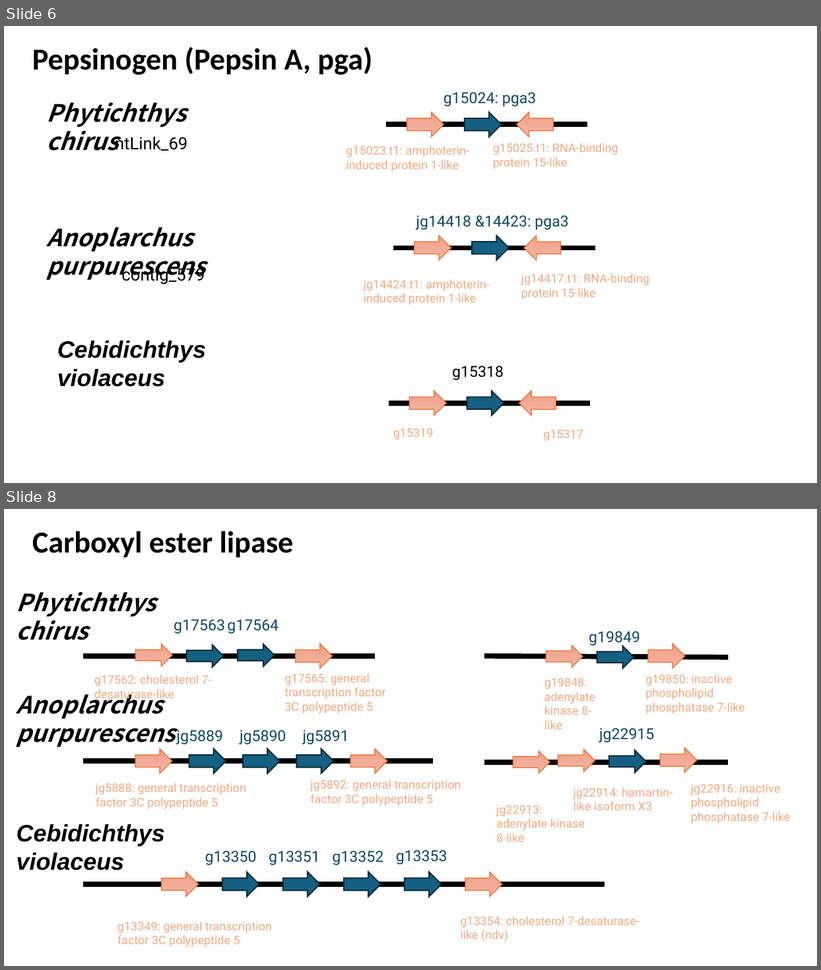
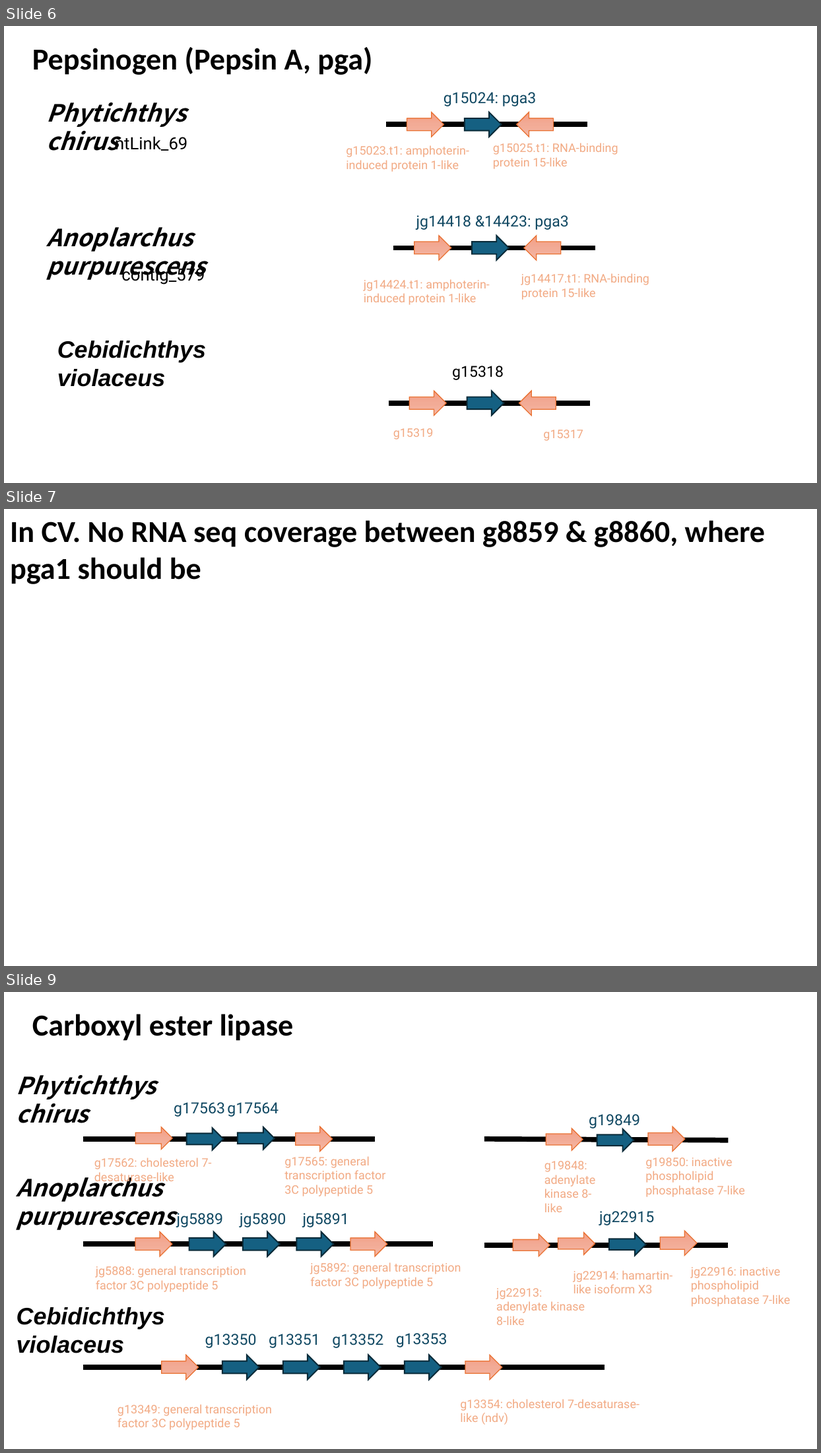
Before and after one commit to jyw-atgithub/fish-genome, a slide deck: synteny.pptx. Shown one above the other, each under a label of ours: slides 6 and 8 before the commit, slides 6, 7 and 9 after it; the slides between them are not shown. The pictures are 821x970 and 821x1453 pixels, drawn with LibreOffice and Linux fonts; fonts in the diff are those of the drawing; background and template pictures are left out. Boxes give left, top, right and bottom in pixels: in the first picture for what was removed or moved away, otherwise in the second. Text is boxed around its words. In the diff, an @@ line names an element or a change of style, - is before the commit and + after.

```diff
--- a/synteny.pptx
+++ b/synteny.pptx
@@ slide 7 added at box(4, 509, 817, 966), background picture (left out) @@
@@ text added at box(10, 520, 766, 584), 36 pt, text #000000, bold @@
+In CV. No RNA seq coverage between g8859 & g8860, where pga1 should be
@@ what was slide 8 is now slide 9 @@
```
Also in this commit, not shown: 8 slides changed, 3 other slides added, 3 other files.
